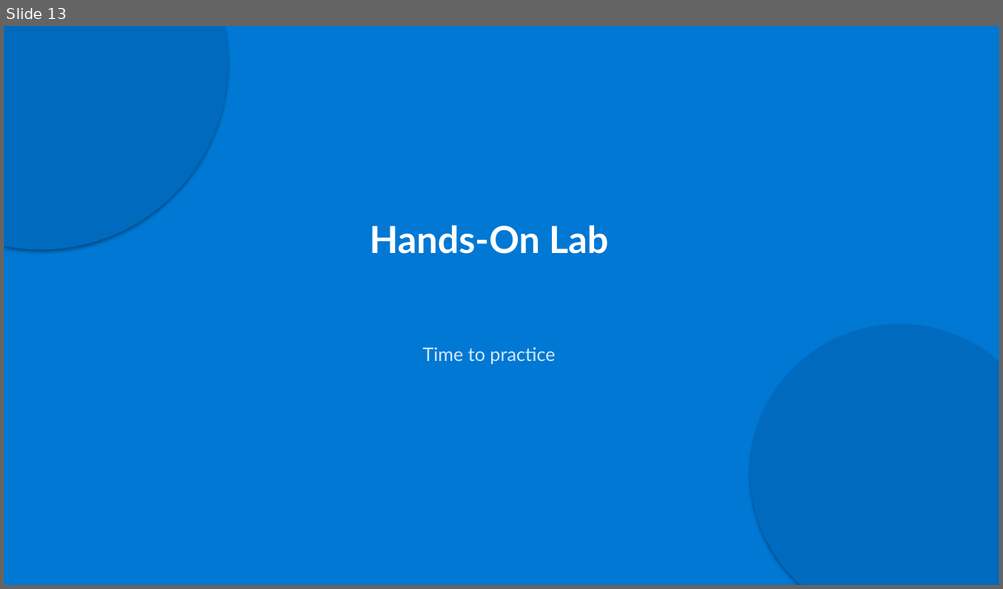
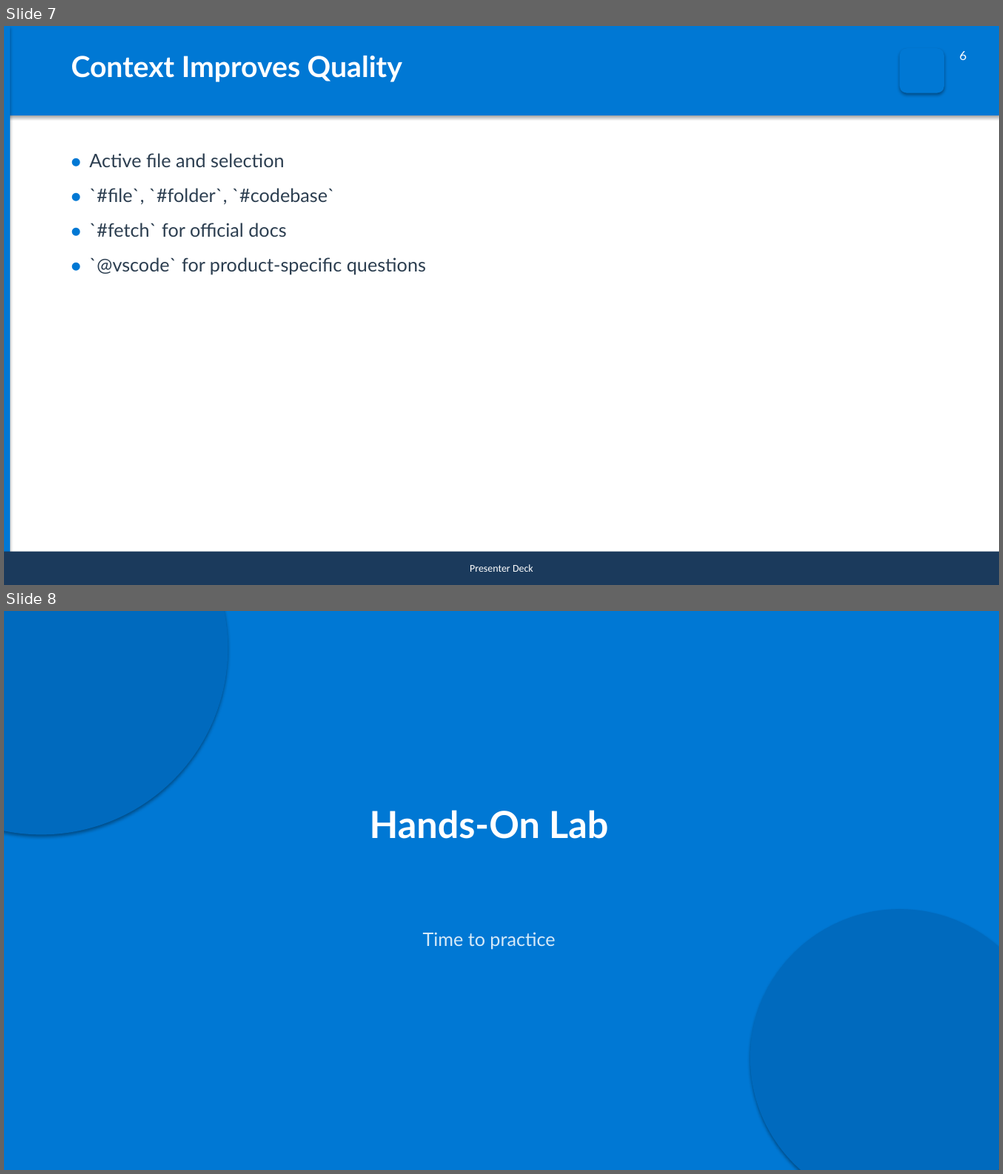
Before and after one commit to reyesry05/AI-Coding-Agent-Training, a slide deck: pptx-output/01-beginner-copilot-agent-best-practices.pptx. Shown one above the other, each under a label of ours: slide 13 before the commit, slides 7 and 8 after it. The pictures are 1003x589 and 1003x1174 pixels, drawn with LibreOffice and Linux fonts; fonts in the diff are those of the drawing. Boxes give left, top, right and bottom in pixels: in the first picture for what was removed or moved away, otherwise in the second. Text is boxed around its words. In the diff, an @@ line names an element or a change of style, - is before the commit and + after.

```diff
--- a/pptx-output/01-beginner-copilot-agent-best-practices.pptx
+++ b/pptx-output/01-beginner-copilot-agent-best-practices.pptx
@@ slide 7 added at <box>4,26,999,585</box>, background #FFFFFF @@
@@ rectangle added at <box>4,26,999,116</box>, fill #0078D4 @@
@@ rectangle added at <box>4,26,10,585</box>, fill #0078D4 @@
@@ text added at <box>71,56,402,82</box>, 28 pt, text #FFFFFF, bold @@
+Context Improves Quality
@@ rounded rectangle added at <box>899,48,944,93</box>, fill #0078D4 @@
@@ text added at <box>959,51,967,60</box>, 12 pt, text #FFFFFF @@
+6
@@ text added at <box>89,153,426,275</box>, 18 pt, text #2C3E50 @@
+● Active file and selection
+● `#file`, `#folder`, `#codebase`
+● `#fetch` for official docs
+● `@vscode` for product-specific questions
@@ rectangle added at <box>4,552,999,585</box>, fill #1B3A5C, 10 pt, text #FFFFFF @@
+Presenter Deck
@@ what was slide 13 is now slide 8 @@
```
Also in this commit, not shown: 5 slides changed, 11 other slides added, 13 slides removed, 45 other files.
